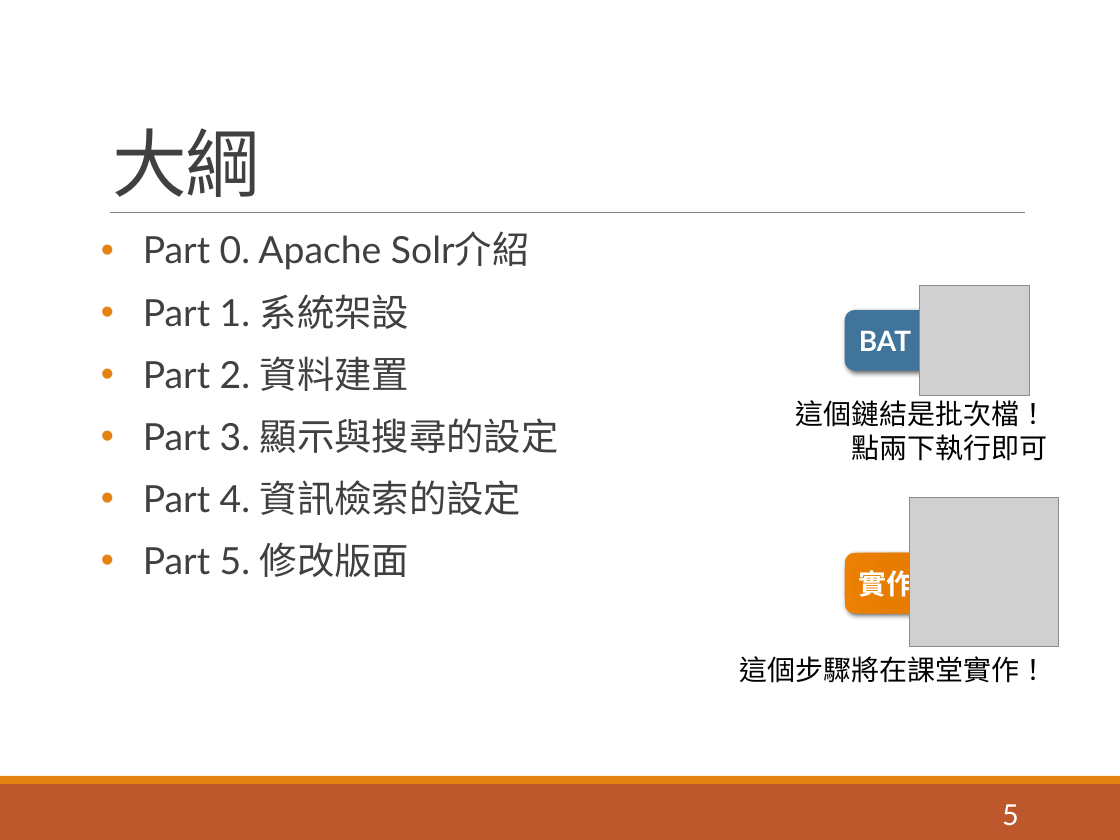
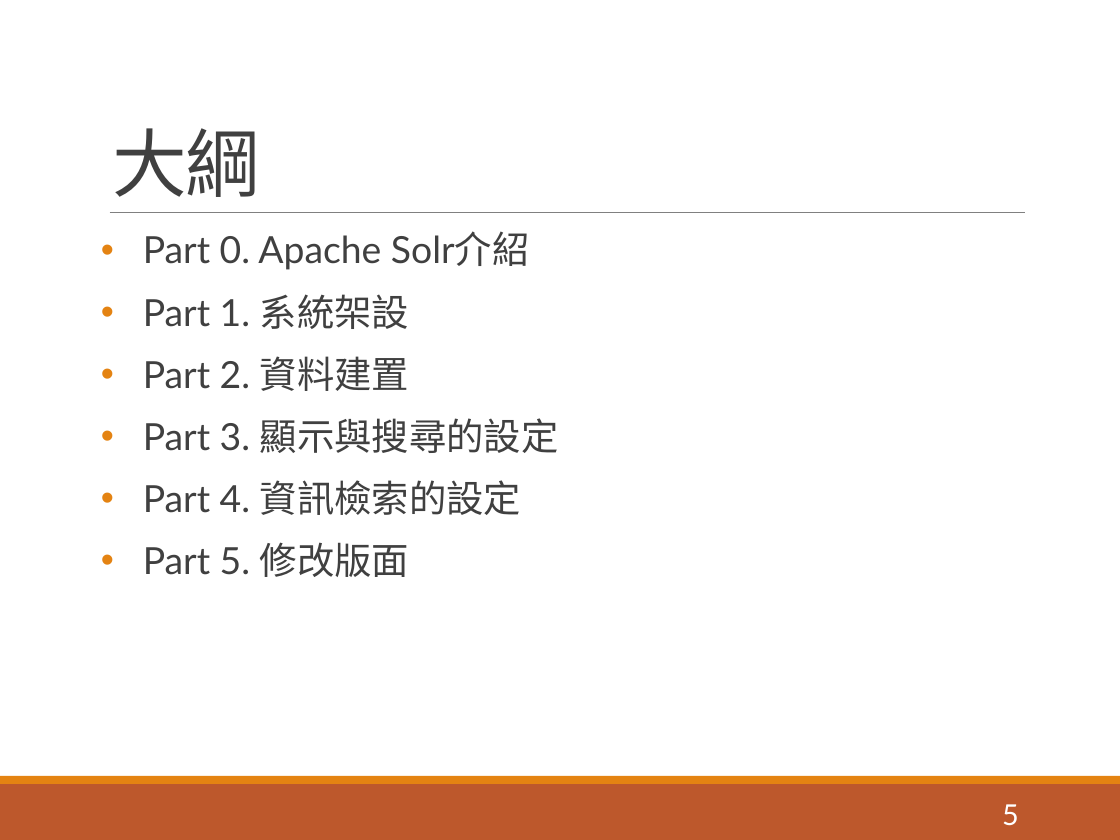
Before and after one commit to pulipulichen/ir-practice-solr, a slide deck: slide 5 of Apache Solr教學介紹.pptx. Drawn at 1120x840 pixels with LibreOffice and Linux fonts; fonts in the diff are those of the drawing; grey boxes stand for pictures. Boxes give left, top, right and bottom in pixels: in the first picture for what was removed or moved away, otherwise in the second. Text is boxed around its words. In the diff, an @@ line names an element or a change of style, - is before the commit and + after.

```diff
--- a/Apache Solr教學介紹.pptx
+++ b/Apache Solr教學介紹.pptx
@@ picture removed at (920,286,1030,396) @@
@@ rounded rectangle removed at (844,310,970,371) @@
-BAT
@@ text removed at (796,400,1048,461) @@
-這個鏈結是批次檔！
-點兩下執行即可
@@ picture removed at (909,497,1058,646) @@
@@ rounded rectangle removed at (844,553,970,614) @@
-實作!
@@ text removed at (740,656,1048,683) @@
-這個步驟將在課堂實作！
```
Also in this commit, not shown: 27 other slides changed, 1 slide added, 1 slide removed, 13 other files.
